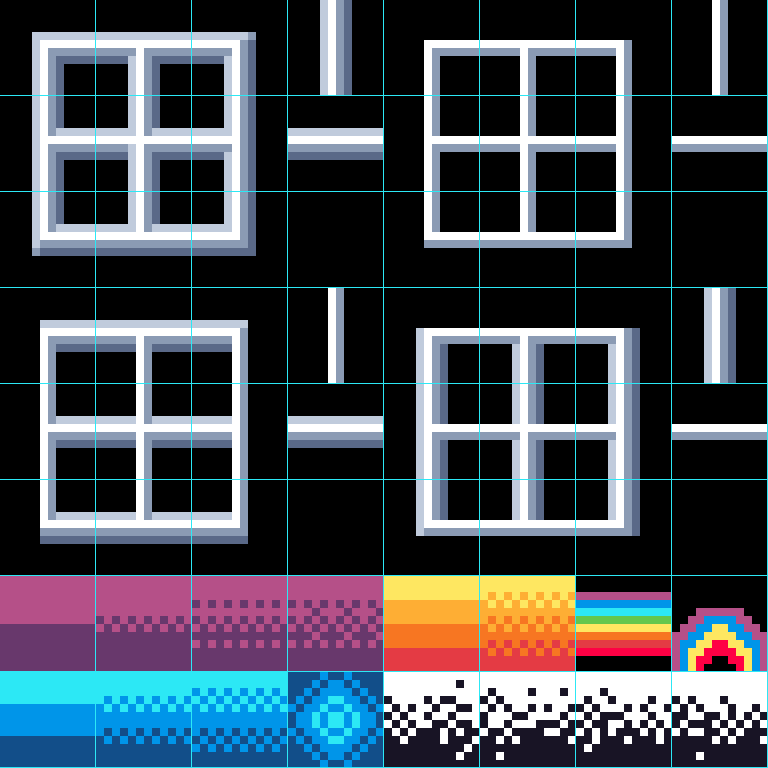
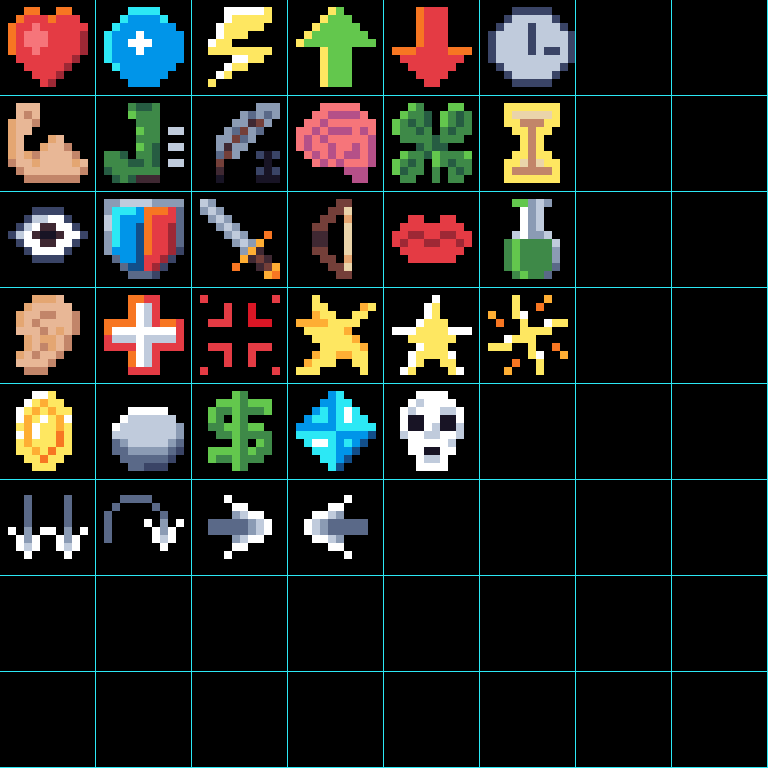
Before/after of a (768, 768) layered artwork. What changed in the layer stack:
added layer "Layer 4" above "Layer 1" over [8, 7, 575, 559]
hid "Layer 1" over [32, 0, 767, 544]
hid "Layer 2 copy" over [384, 576, 767, 767]
hid "Layer 2" over [0, 576, 383, 767]
